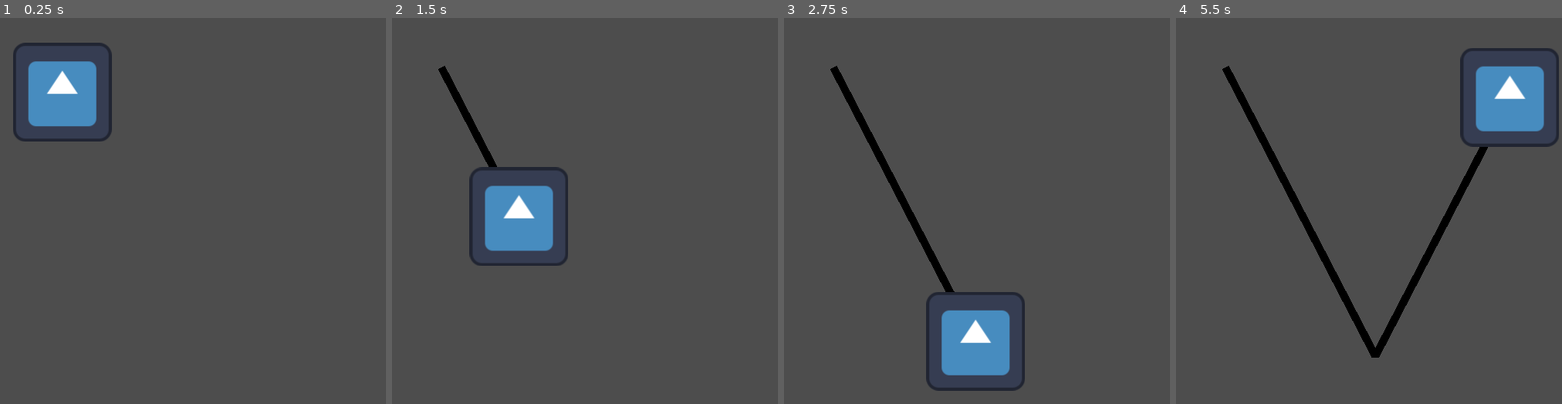
Above: before the commit, frames 1-4 (left to right).
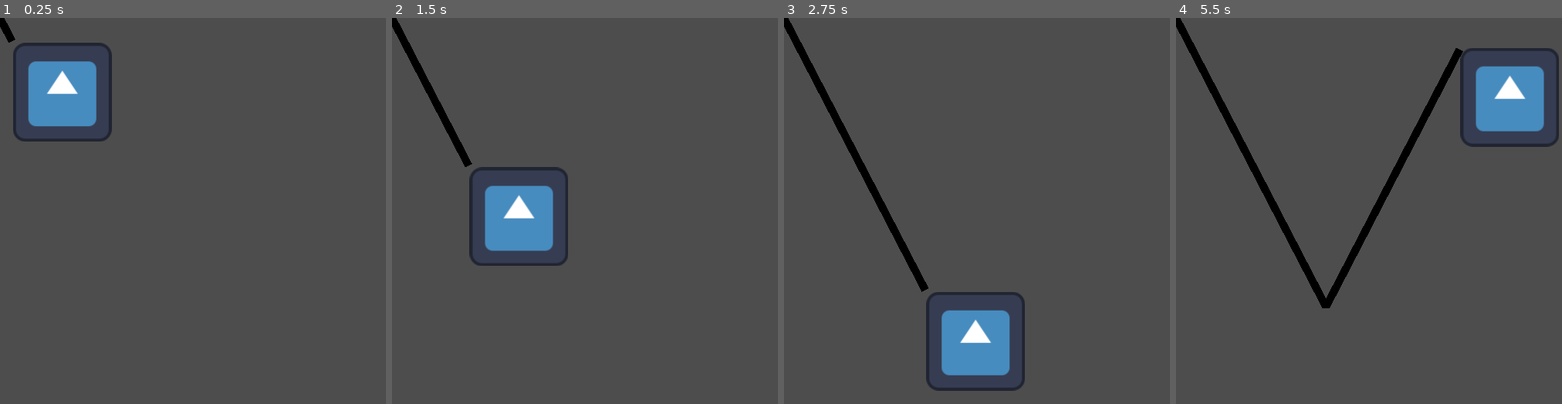
Above: after the commit, the same moments.

Repository: knuklz/MiniJam165
Game: Godot game, scene res://Main.tscn
Same seed, same stepped clock (60 frames per second), same inputs: the game is played once before the commit and once after it. The engine's default icon, where the game draws it, is replaced by a stand-in: a white triangle on a blue panel in a dark square.
Inputs:
- Up to frame 1 (0.25 s): no input
- Up to frame 2 (1.5 s): no input
- Up to frame 3 (2.75 s): no input
- Up to frame 4 (5.5 s): no input

The runs differ from the first frame. In frame 1, 0.1% of the frame differs, in the area x 0-4%, y 0-7%; in frame 2, 1.4%; in frame 3, 2.9%; in frame 4, 6.0%, in the area x 0-81%, y 0-88%.

Commit message:
Adjusted scaling/boundary detection

Diff:
--- a/Main.tscn
+++ b/Main.tscn
@@ -15,6 +15,5 @@
 [node name="Line2D" type="Line2D" parent="Icon"]
 top_level = true
 z_index = -1
-position = Vector2(64, 64)
 points = PackedVector2Array(0, 0)
 default_color = Color(0, 0, 0, 1)
--- a/brush.gd
+++ b/brush.gd
@@ -7,9 +7,8 @@
 
 @export var speed: Vector2 = Vector2(xSP,ySP)
 # Get the height and width of the sprite for checking boundaries
-var height: Vector2 = $".".texture.get_size()
+var height: Vector2 = $".".texture.get_size() * $".".scale
 #var width: int = Texture.get_width()
-
 
 # Extract world boundaries from parent object
 # World boundaries are hard coded in the brush script for now until I figure out how to properly pass variables between scripts.
@@ -25,6 +24,7 @@
 
 # Called when the node enters the scene tree for the first time.
 func _ready() -> void:
+	#print($".".scale)
 	pass # Replace with function body.
 
 
@@ -41,9 +41,5 @@
 	position += speed*delta
 
 
-	#Sprite2D.texture.get_height()
-	#print($"..".WORLD_HEIGHT)
-
-
 func checkBound():
 	pass
